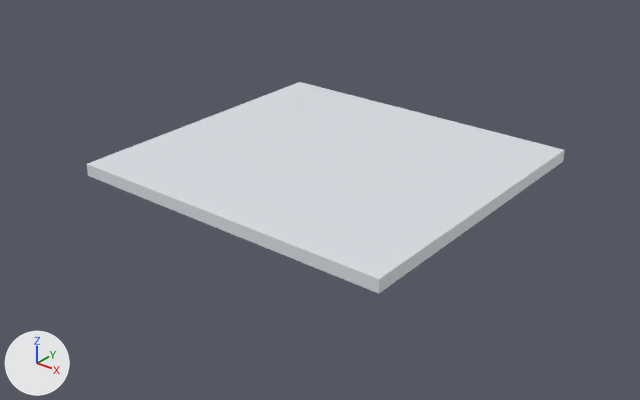
The Blender file 仮地面/ground.blend, before and after one commit.
Rendered twice from a 50 mm camera at (29.0, -37.1, 20.7) aimed at (0.1, -1.1, -1.6). Lighting does not change. The marker at lower left points along +X, +Y and +Z. The older version comes first.
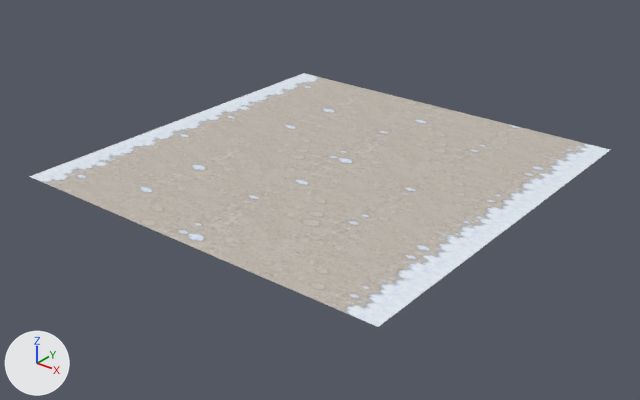
Diff of the bpy script that builds the scene:
```diff
--- a/仮地面/ground.blend.py
+++ b/仮地面/ground.blend.py
@@ img_snowyroadright1_png @@
+img_snowyroadright1_png = load_image('SnowyRoadRight1.png', 'SnowyRoad/SnowyRoadRight1.png', 1000, 1000, 'sRGB')
@@ img_snowyroadright2_png @@
+img_snowyroadright2_png = load_image('SnowyRoadRight2.png', 'SnowyRoad/SnowyRoadRight2.png', 1000, 1000, 'sRGB')
@@ img_snowyroadleft2_png_001 @@
+img_snowyroadleft2_png_001 = load_image('SnowyRoadLeft2.png.001', 'SnowyRoad/SnowyRoadLeft2.png', 1000, 1000, 'sRGB')
@@ img_snowyroad2_png @@
+img_snowyroad2_png = load_image('SnowyRoad2.png', 'SnowyRoad/SnowyRoad2.png', 1000, 1000, 'sRGB')
@@ img_snowyroadleft1_png_001 @@
+img_snowyroadleft1_png_001 = load_image('SnowyRoadLeft1.png.001', 'SnowyRoad/SnowyRoadLeft1.png', 1000, 1000, 'sRGB')
@@ img_snowyroad1_png @@
+img_snowyroad1_png = load_image('SnowyRoad1.png', 'SnowyRoad/SnowyRoad1.png', 1000, 1000, 'sRGB')
@@ mat_雪道右_1 @@
+mat_雪道右_1 = principled_material('雪道右\u30001')
+mat_雪道右_1.texture = img_snowyroadright1_png
@@ mat_雪道右_2 @@
+mat_雪道右_2 = principled_material('雪道右\u30002')
+mat_雪道右_2.texture = img_snowyroadright2_png
@@ mat_雪道左_2 @@
+mat_雪道左_2 = principled_material('雪道左\u30002')
+mat_雪道左_2.texture = img_snowyroadleft2_png_001
@@ mat_雪道2 @@
+mat_雪道2 = principled_material('雪道2')
+mat_雪道2.texture = img_snowyroad2_png
@@ mat_雪道左_1 @@
+mat_雪道左_1 = principled_material('雪道左\u30001')
+mat_雪道左_1.texture = img_snowyroadleft1_png_001
@@ mat_雪道1 @@
+mat_雪道1 = principled_material('雪道1')
+mat_雪道1.texture = img_snowyroad1_png
@@ me_cube @@
 # used by ob_cube; location = (0.0, 0.0, 0.82)
-me_cube.from_pydata(...)  # 8 vertices, 6 faces; spans x -10.1..10.1, y -9.4..9.4, z -0.9..-0.2
+me_cube.from_pydata(...)  # 162 vertices, 160 faces; spans x -11.9..11.9, y -12.0..12.0, z -0.5
+# me_cube part 1: the whole mesh is rebuilt
 me_cube.materials.append(mat_material)
+me_cube.materials.append(mat_雪道左_1)  # picture img_snowyroadleft1_png_001
+me_cube.materials.append(mat_雪道左_2)  # picture img_snowyroadleft2_png_001
+me_cube.materials.append(mat_雪道右_1)  # picture img_snowyroadright1_png
+me_cube.materials.append(mat_雪道右_2)  # picture img_snowyroadright2_png
+me_cube.materials.append(mat_雪道1)  # picture img_snowyroad1_png
+me_cube.materials.append(mat_雪道2)  # picture img_snowyroad2_png
```

Where the change shows, as pixel boxes [x1, y1, x2, y2] in the pictures (640 x 400 px):
'Cube', reshaped (22% wider, 20% taller): before [87, 82, 565, 294]; after [29, 73, 610, 327]
